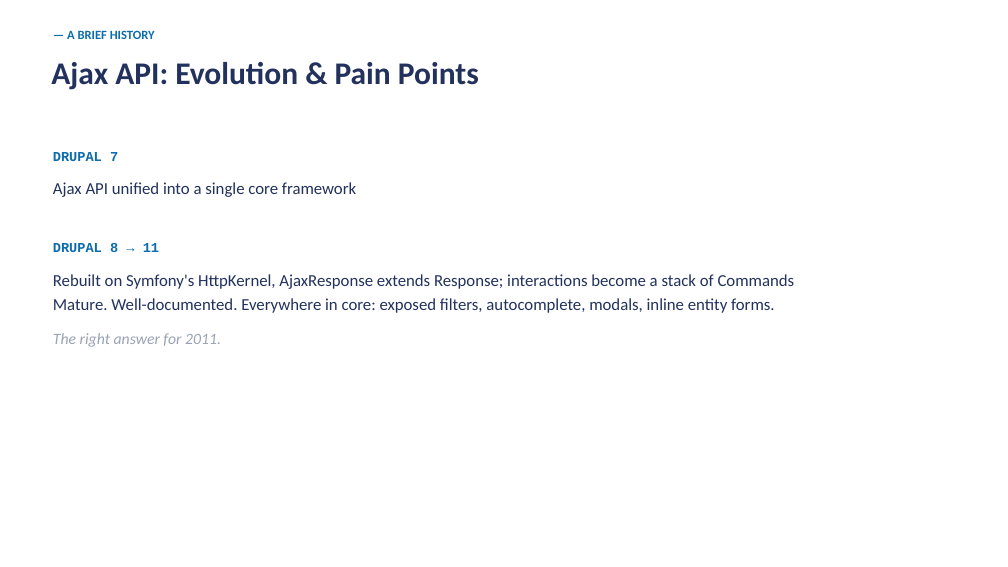
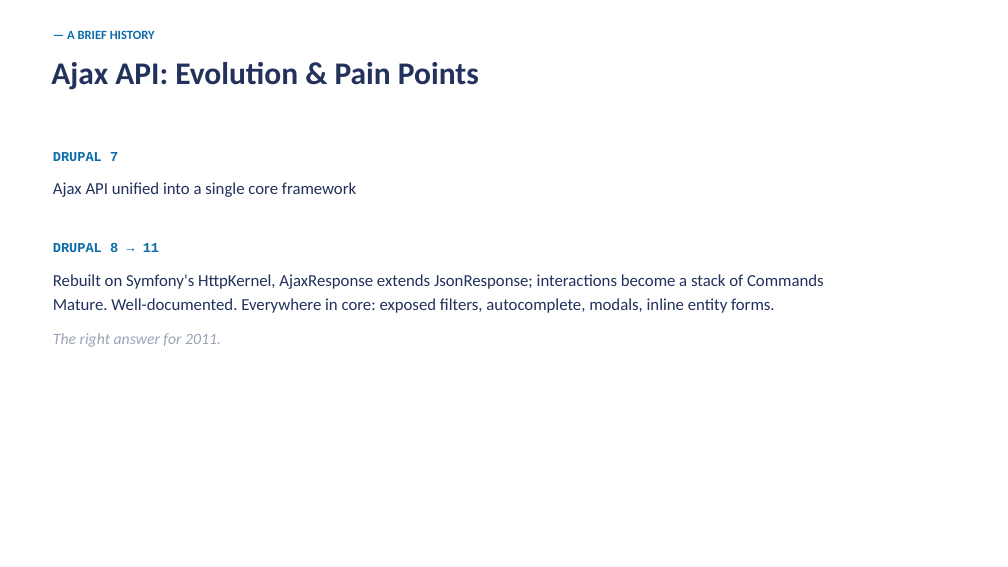
Before and after one commit to RChaubey16/drupalcon-rotterdam-session, a slide deck: slide 8 of Ajax to HTMX.pptx. Drawn at 1008x567 pixels with LibreOffice and Linux fonts; fonts in the diff are those of the drawing; background and template pictures are left out. Boxes give left, top, right and bottom in pixels: in the first picture for what was removed or moved away, otherwise in the second. Text is boxed around its words. In the diff, an @@ line names an element or a change of style, - is before the commit and + after.

```diff
--- a/Ajax to HTMX.pptx
+++ b/Ajax to HTMX.pptx
@@ text at [53, 274, 824, 289]: text changed @@
-Rebuilt on Symfony's HttpKernel, AjaxResponse extends Response; interactions become a stack of Commands
+Rebuilt on Symfony's HttpKernel, AjaxResponse extends JsonResponse; interactions become a stack of Commands
```
Also in this commit, not shown: 10 other slides changed, 12 slides added, 7 other files.
